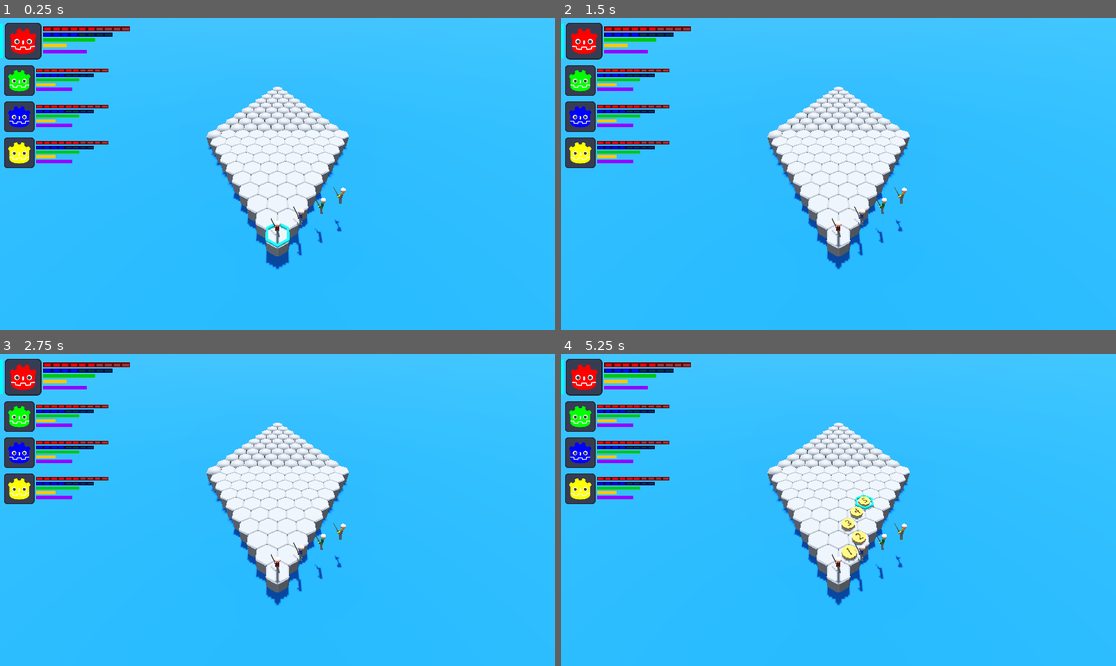
Above: before the commit, frames 1-4 (two rows, left to right).
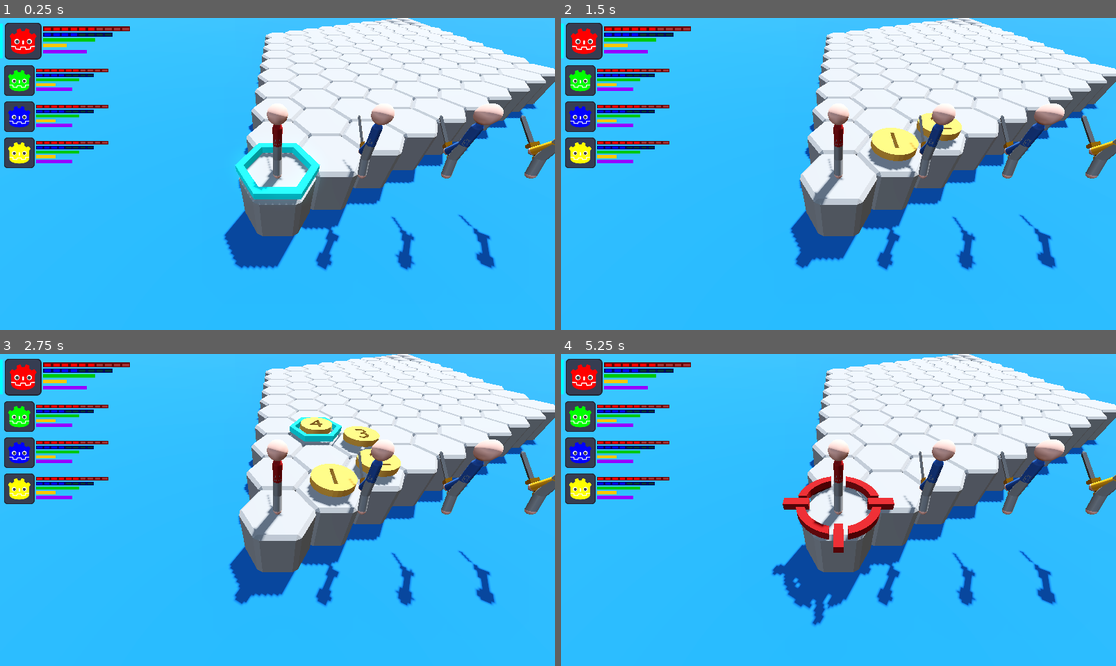
Above: after the commit, the same moments.

Repository: GuSoder/mini-turn-client
Game: Godot game, scene res://game/scenes/client1.tscn
Two runs of this game, one before a commit and one after it. Both use one fixed random seed, a clock stepped at 60 frames per second and the inputs below. This scene is started directly instead of the project's main scene.
Inputs (mouse positions are in pixels of both pictures, inside the frame that each line leads up to):
- Up to frame 1 (0.25 s): no input
- Up to frame 2 (1.5 s): tap Enter at 0.5, 0.6 s; move the mouse to (960, 158) at 0.52 s; click (960, 158) at 0.67 s; tap Space at 1.25 s; move the mouse to (727, 189) at 1.27 s; tap C at 1.35 s; click (727, 189) at 1.42 s
- Up to frame 3 (2.75 s): tap Enter at 2 s; move the mouse to (333, 441) at 2.02 s; tap L at 2.1 s; click (333, 441) at 2.17 s
- Up to frame 4 (5.25 s): tap Space at 2.75, 4.25 s; move the mouse to (810, 572) at 2.77 s; tap 1 at 2.85 s; click (810, 572) at 2.92 s; tap Enter at 3.5 s; move the mouse to (1005, 556) at 3.52 s; tap 2 at 3.6 s; click (1005, 556) at 3.67 s; move the mouse to (672, 463) at 4.27 s; tap 3 at 4.35 s; click (672, 463) at 4.42 s; move the mouse to (866, 510) at 5.02 s; tap 4 at 5.1 s; click (866, 510) at 5.17 s

The runs differ from the first frame. In frame 1, 27% of the frame differs, in the area x 37-100%, y 0-81%; in frame 2, 27%; in frame 3, 27%; in frame 4, 28%, in the area x 37-100%, y 0-88%.

Commit message:
shuffling around

Diff:
--- a/framework/scenes/rendering.tscn
+++ b/framework/scenes/rendering.tscn
@@ -22,5 +22,12 @@
 transform = Transform3D(-0.866023, -0.433016, 0.250001, 0, 0.499998, 0.866027, -0.500003, 0.749999, -0.43301, 0, 0, 0)
 shadow_enabled = true
 
-[node name="Camera3D" type="Camera3D" parent="."]
-transform = Transform3D(0.866025, 0.353553, -0.353553, 0, 0.707107, 0.707107, 0.5, -0.612372, 0.612372, -3.71586, 13.8634, 6.43605)
+[node name="Dolly" type="Node3D" parent="."]
+
+[node name="Arm" type="Node3D" parent="Dolly"]
+transform = Transform3D(1, 0, 0, 0, 0.707107, 0.707107, 0, -0.707107, 0.707107, 0, 0, 0)
+
+[node name="Hand" type="Node3D" parent="Dolly/Arm"]
+transform = Transform3D(1, 0, 0, 0, 1, 0, 0, 0, 1, 0, 0, 5)
+
+[node name="Camera3D" type="Camera3D" parent="Dolly/Arm/Hand"]
--- a/game/scenes/upper_body_3.tscn
+++ b/game/scenes/upper_body_3.tscn
@@ -1,6 +1,6 @@
-[gd_scene load_steps=10 format=3 uid="uid://b12875bqyktoa"]
+[gd_scene load_steps=10 format=3 uid="uid://bhava5nqj8ien"]
 
-[ext_resource type="Material" uid="uid://dbo4ta3ggdb2y" path="res://game/materials/green_sack.tres" id="1_dl1br"]
+[ext_resource type="Material" uid="uid://dgwgcvqphgdq1" path="res://game/materials/blue_sack.tres" id="1_dl1br"]
 [ext_resource type="Material" uid="uid://cmwh8krat06t8" path="res://game/materials/yellow_sack.tres" id="2_pjchm"]
 [ext_resource type="Script" uid="uid://ty1574q2wrjy" path="res://game/scripts/swing.gd" id="3_ecyiy"]
 [ext_resource type="Material" uid="uid://bd3i4nb7vnq11" path="res://game/materials/skin.tres" id="4_7op46"]
Not shown: 1 places in game/scenes/hero.tscn that only renumber resources
Not shown, added: game/scenes/upper_body_3.tscn23419531669.tmp
Not shown, added: game/scenes/upper_body_3.tscn23466985972.tmp
